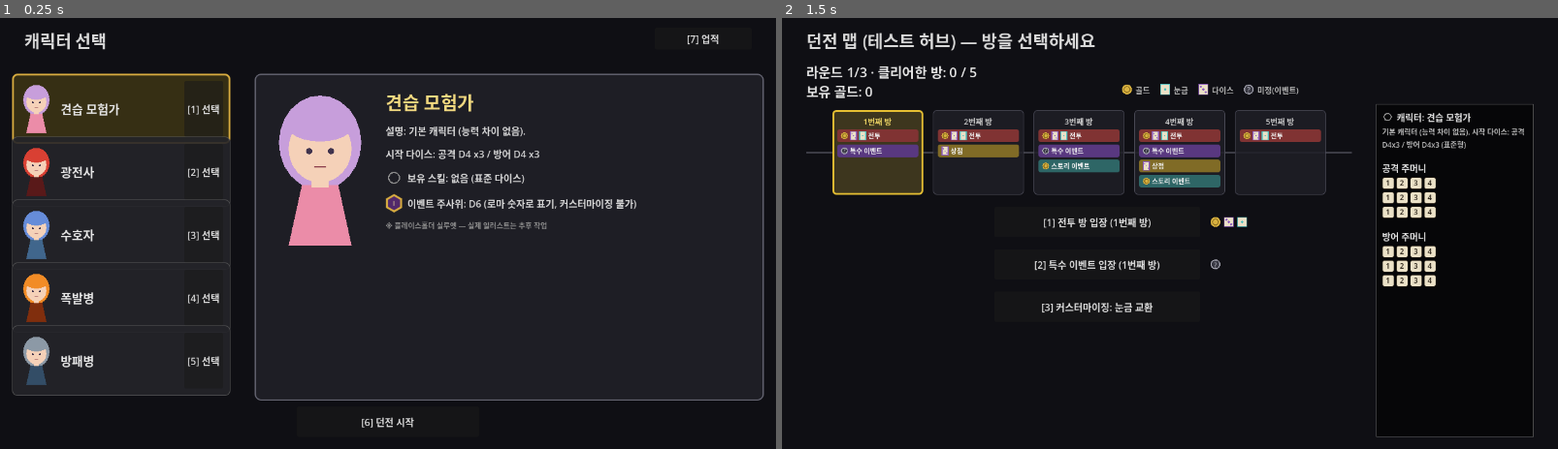
Above: before the commit, frames 1-2 (left to right).
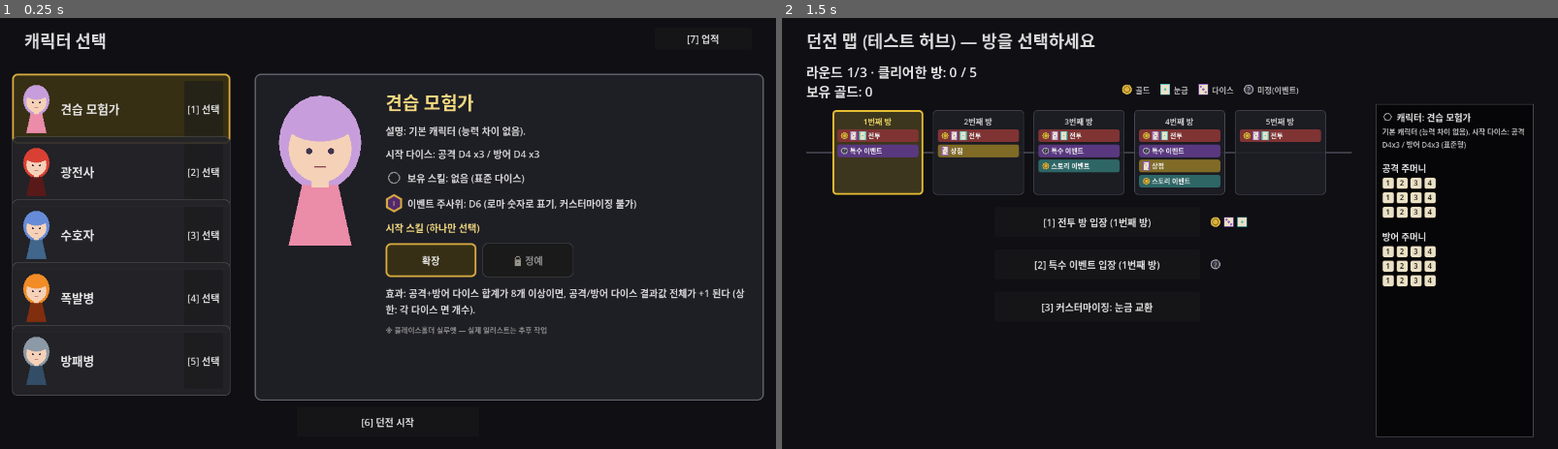
Above: after the commit, the same moments.

Repository: YGseok/ProjectD
Game: Godot game, scene res://code/scenes/character_select.tscn
Same seed, same stepped clock (60 frames per second), same inputs: the game is played once before the commit and once after it.
Inputs (mouse positions are in pixels of both pictures, inside the frame that each line leads up to):
- Up to frame 1 (0.25 s): no input
- Up to frame 2 (1.5 s): click (1216, 259) at 0.52 s; click "[6] 던전 시작" at 1.25 s

The runs differ from the first frame. In frame 1, 2.1% of the frame differs, in the area x 49-96%, y 47-74%; in frame 2, nothing differs.

Commit message:
feat: [미니 기획 E] 3번 — 캐릭터 선택 화면에 시작 스킬 선택 UI 추가
character_select.gd 상세 패널에 시작 스킬 슬롯 0/1 버튼을 추가. 슬롯 1은
AchievementManager.is_unlocked("clear_"+character_id) 미해금 시 신규
LockIcon으로 잠금 표시하고 클릭 경로 자체를 막는다(disabled=true, pressed
시그널 미연결). 선택 상태는 신규 RunState.chosen_starting_skill_id에 저장.

구현 중 슬롯 재구성 시 queue_free()만 쓰면 같은 프레임 재호출에서 자식 인덱스가
섞이는 버그를 발견해 remove_child()+queue_free()로 수정.

dice_test.gd에 회귀 테스트 추가(기본 선택/잠금/해금/캐릭터 전환 시 재검증),
qa_shot으로 화면 확인. [미니 기획 E]는 1~3번 완료, 4번(전투 배선)만 남음.

Co-Authored-By: Claude Sonnet 5 <noreply@anthropic.com>

Diff:
--- a/code/scenes/character_select.gd
+++ b/code/scenes/character_select.gd
@@ -52,6 +52,13 @@
 var _detail_event_die_label: Label
 var _detail_event_die_visual: EventDieVisual
 
+## 시작 스킬 선택([미니 기획 E]-3, INBOX.md 2026-09-17 기획자 결정) — 캐릭터마다
+## SkillPool.starting_skills_for_character()가 돌려주는 후보(항상 최대 2개, 슬롯
+## 0/1)를 _starting_skill_container 안에 버튼으로 채운다. 캐릭터를 바꿀 때마다 후보
+## 목록 자체가 달라지므로(cards_container와 달리) 매번 자식을 지우고 다시 만든다.
+var _starting_skill_container: HBoxContainer
+var _starting_skill_desc_label: Label
+
 ## KeyboardShortcuts로 1~N 숫자 키를 순서대로 배정하는 데 쓴다(INBOX.md 2026-09-14
 ## "키보드로도 조작이 되도록" — 던전 맵/스토리 이벤트/특수 이벤트에 이어 이 화면에도
 ## 같은 유틸을 재사용, docs/STATUS.md 큐 16 "키보드 조작/단축키" 참고). 캐릭터 카드마다
@@ -202,6 +209,22 @@
 	event_die_row.add_child(_detail_event_die_label)
 	info_vbox.add_child(event_die_row)
 
+	# 시작 스킬 선택([미니 기획 E]-3): 제목 + 슬롯 버튼 목록 + 선택된 스킬 설명.
+	# 슬롯 버튼 자체는 후보가 캐릭터마다 다르므로 여기서는 빈 컨테이너만 만들고,
+	# 실제 채우기는 _rebuild_starting_skill_slots()가 캐릭터를 고를 때마다 담당한다.
+	var skill_choice_title := Label.new()
+	skill_choice_title.text = "시작 스킬 (하나만 선택)"
+	skill_choice_title.add_theme_font_size_override("font_size", 16)
+	skill_choice_title.add_theme_color_override("font_color", Color(0.95, 0.85, 0.5))
+	info_vbox.add_child(skill_choice_title)
+
+	_starting_skill_container = HBoxContainer.new()
+	_starting_skill_container.add_theme_constant_override("separation", 10)
+	info_vbox.add_child(_starting_skill_container)
+
+	_starting_skill_desc_label = _make_detail_body_label()
+	info_vbox.add_child(_starting_skill_desc_label)
+
 	var note_label := Label.new()
 	note_label.text = "※ 플레이스홀더 실루엣 — 실제 일러스트는 추후 작업"
 	note_label.autowrap_mode = TextServer.AUTOWRAP_WORD
@@ -234,6 +257,133 @@
 	var event_sides: int = int(profile.get("event_die_sides", 6))
 	_detail_event_die_label.text = "이벤트 주사위: D%d (로마 숫자로 표기, 커스터마이징 불가)" % event_sides
 	_detail_event_die_visual.value = 1
+	_rebuild_starting_skill_slots()
+
+
+## [미니 기획 E]-3: 캐릭터를 고를 때마다 그 캐릭터의 시작 스킬 후보(항상 슬롯 0/1,
+## SkillPool.starting_skills_for_character() 등장 순서)로 슬롯 버튼을 다시 그린다.
+## 먼저 RunState.chosen_starting_skill_id가 이 캐릭터에서 여전히 유효한지(후보에
+## 있고, 잠겨있지 않은지) 검증해 아니면 슬롯 0으로 되돌린다 — 예를 들어 "확장"
+## (start_expand)은 견습 모험가의 슬롯 0(항상 해금)이지만 폭발병의 슬롯 1(업적
+## 해금 필요)이기도 해서, 같은 id라도 캐릭터가 바뀌면 잠금 상태가 달라질 수 있다.
+func _rebuild_starting_skill_slots() -> void:
+	# remove_child()로 즉시 트리에서 떼어낸 뒤 queue_free()로 지운다(단순 queue_free()만
+	# 쓰면 그 프레임 끝까지 컨테이너 자식 목록에 남아 새로 추가한 버튼과 인덱스가
+	# 섞인다 — 이 함수는 같은 프레임 안에서 슬롯 버튼 자신의 pressed 핸들러
+	# (_on_starting_skill_selected)에서도 호출되므로, remove_child()로 즉시 떼어내되
+	# 실제 메모리 해제는 여전히 queue_free()로 미뤄 시그널 처리 중 해제로 인한
+	# 크래시를 피한다).
+	for c in _starting_skill_container.get_children():
+		_starting_skill_container.remove_child(c)
+		c.queue_free()
+
+	var candidates := SkillPool.starting_skills_for_character(_selected_id)
+	RunState.chosen_starting_skill_id = _valid_or_default_starting_skill_id(_selected_id, RunState.chosen_starting_skill_id, candidates)
+
+	for i in candidates.size():
+		var skill: Dictionary = candidates[i]
+		var unlocked: bool = i == 0 or AchievementManager.is_unlocked("clear_" + _selected_id)
+		_starting_skill_container.add_child(_make_starting_skill_slot(skill, unlocked))
+
+	_update_starting_skill_description(candidates)
+
+
+## chosen_id가 candidates 안에서 "잠기지 않은" 슬롯을 가리키면 그대로 유지하고,
+## 아니면 슬롯 0(candidates[0], 후보가 있는 한 항상 해금 상태)으로 되돌린다.
+## 후보가 비어있으면(정의 누락 등 이상 상황) 빈 문자열을 반환한다.
+func _valid_or_default_starting_skill_id(character_id: String, chosen_id: String, candidates: Array[Dictionary]) -> String:
+	if candidates.is_empty():
+		return ""
+	for i in candidates.size():
+		if candidates[i]["id"] == chosen_id:
+			if i == 0 or AchievementManager.is_unlocked("clear_" + character_id):
+				return chosen_id
+			break
+	return candidates[0]["id"]
+
+
+## 슬롯 하나(PanelContainer 역할을 겸하는 Button)를 만든다. 잠긴 슬롯은 LockIcon +
+## 흐린 이름표를 보여주고 disabled=true라 pressed 시그널을 아예 연결하지 않는다 —
+## "잠긴 슬롯은 클릭으로 고를 수 없다"는 걸 스타일이 아니라 실제 입력 경로로 보장한다.
+func _make_starting_skill_slot(skill: Dictionary, unlocked: bool) -> Button:
+	var button := Button.new()
+	button.custom_minimum_size = Vector2(150, 56)
+	button.disabled = not unlocked
+	button.mouse_filter = Control.MOUSE_FILTER_STOP
+
+	var content := VBoxContainer.new()
+	content.mouse_filter = Control.MOUSE_FILTER_IGNORE
+	content.set_anchors_preset(Control.PRESET_FULL_RECT)
+	content.alignment = BoxContainer.ALIGNMENT_CENTER
+	button.add_child(content)
+
+	if unlocked:
+		var name_label := Label.new()
+		name_label.text = skill["name"]
+		name_label.horizontal_alignment = HORIZONTAL_ALIGNMENT_CENTER
+		name_label.add_theme_color_override("font_color", Color(0.9, 0.9, 0.9))
+		content.add_child(name_label)
+	else:
+		var lock_row := HBoxContainer.new()
+		lock_row.alignment = BoxContainer.ALIGNMENT_CENTER
+		lock_row.mouse_filter = Control.MOUSE_FILTER_IGNORE
+		lock_row.add_theme_constant_override("separation", 4)
+		var lock_icon := LockIcon.new()
+		lock_icon.custom_minimum_size = Vector2(16, 16)
+		lock_row.add_child(lock_icon)
+		var name_label := Label.new()
+		name_label.text = skill["name"]
+		name_label.add_theme_color_override("font_color", Color(0.55, 0.55, 0.55))
+		lock_row.add_child(name_label)
+		content.add_child(lock_row)
+		button.tooltip_text = "이 캐릭터로 최종 클리어(3라운드 전부)하면 다음 회차부터 선택할 수 있습니다."
+
+	button.add_theme_stylebox_override("normal", _starting_skill_slot_style(skill["id"] == RunState.chosen_starting_skill_id, unlocked))
+	button.add_theme_stylebox_override("hover", _starting_skill_slot_style(skill["id"] == RunState.chosen_starting_skill_id, unlocked))
+	button.add_theme_stylebox_override("pressed", _starting_skill_slot_style(skill["id"] == RunState.chosen_starting_skill_id, unlocked))
+	button.add_theme_stylebox_override("disabled", _starting_skill_slot_style(false, unlocked))
+
+	if unlocked:
+		button.pressed.connect(_on_starting_skill_selected.bind(skill["id"]))
+
+	return button
+
+
+## selected(현재 chosen_starting_skill_id와 일치)면 캐릭터 카드 선택과 같은 금테,
+## 잠긴 슬롯이면 어두운 배경, 나머지(선택 안 된 해금 슬롯)는 일반 회색 테두리.
+func _starting_skill_slot_style(selected: bool, unlocked: bool) -> StyleBoxFlat:
+	var style := StyleBoxFlat.new()
+	style.set_corner_radius_all(8)
+	style.content_margin_left = 8
+	style.content_margin_right = 8
+	style.content_margin_top = 6
+	style.content_margin_bottom = 6
+	if not unlocked:
+		style.bg_color = Color(0.1, 0.1, 0.1, 0.9)
+		style.border_color = Color(0.3, 0.3, 0.3)
+		style.set_border_width_all(1)
+	elif selected:
+		style.bg_color = Color(0.22, 0.19, 0.08, 0.95)
+		style.border_color = Color(0.85, 0.68, 0.25)
+		style.set_border_width_all(3)
+	else:
+		style.bg_color = Color(0.14, 0.14, 0.16, 0.9)
+		style.border_color = Color(0.35, 0.35, 0.35)
+		style.set_border_width_all(1)
+	return style
+
+
+func _on_starting_skill_selected(id: String) -> void:
+	RunState.chosen_starting_skill_id = id
+	_rebuild_starting_skill_slots()
+
+
+func _update_starting_skill_description(candidates: Array[Dictionary]) -> void:
+	for skill in candidates:
+		if skill["id"] == RunState.chosen_starting_skill_id:
+			_starting_skill_desc_label.text = "효과: %s" % skill["description"]
+			return
+	_starting_skill_desc_label.text = ""
 
 
 ## 숫자 키(1~9)로 캐릭터 카드 "선택" 버튼(+던전 시작/업적)을 순서대로 누른다
@@ -380,6 +530,24 @@
 	achievement_panel.call_deferred("_debug_scroll_to_bottom")
 
 
+## QA 전용: [미니 기획 E]-3 슬롯 1이 "잠김" 상태(자물쇠 아이콘 + disabled)로 보이는
+## 기본 화면을 검증하기 위해, 이전 QA 실행에서 남은 해금 상태를 초기화하고 견습
+## 모험가를 선택한다(견습 모험가의 슬롯 1 "정예"가 잠긴 채로 보여야 정상).
+func _debug_show_starting_skill_locked() -> void:
+	AchievementManager._debug_reset_for_qa()
+	_on_card_selected("novice")
+
+
+## QA 전용: "clear_novice" 업적을 미리 해금해 슬롯 1("정예")이 해금 상태(자물쇠 없이
+## 클릭 가능)로 보이는지 검증한다. 실제로 슬롯 1을 골라 chosen_starting_skill_id가
+## 바뀌는 것까지 한 번에 확인한다.
+func _debug_show_starting_skill_unlocked() -> void:
+	AchievementManager._debug_reset_for_qa()
+	AchievementManager.unlock("clear_novice")
+	_on_card_selected("novice")
+	_on_starting_skill_selected("start_lean")
+
+
 ## QA 전용 — 실제 숫자 키 입력이 _unhandled_input()을 거쳐 버튼까지 눌리는 전체 경로를
 ## 확인하기 위함(dungeon_map.gd의 _debug_press_shortcut_customize와 같은 이유). "2번"은
 ## PROFILES 순서상 두 번째 카드("광전사")의 "선택" 버튼에 배정되므로, 이 키를 눌렀을 때
--- a/code/scenes/dice_test.gd
+++ b/code/scenes/dice_test.gd
@@ -199,6 +199,10 @@
 	lines.append("")
 	lines.append("[시작 스킬 후보 검증: skill_pool.gd SkillPool.STARTING_SKILLS / starting_skills_for_character]")
 	all_pass = _check_starting_skills(lines) and all_pass
+
+	lines.append("")
+	lines.append("[시작 스킬 선택 UI 검증: character_select.gd 슬롯 0/1 + 잠금 상태]")
+	all_pass = _check_starting_skill_selection_ui(lines) and all_pass
 
 	lines.append("")
 	lines.append("결과: %s" % ("PASS" if all_pass else "FAIL"))
@@ -2935,3 +2939,79 @@
 	lines.append("  알 수 없는 캐릭터 id는 빈 목록 -> %s" % ("OK" if unknown_ok else "FAIL"))
 
 	return ok
+
+
+## [미니 기획 E]-3 검증(INBOX.md 2026-09-17 기획자 결정): character_select.gd의 시작
+## 스킬 슬롯 UI가 (a) 기본 선택은 항상 슬롯 0, (b) 슬롯 1은 "clear_<character_id>"
+## 업적 미해금 시 버튼 자체가 disabled(클릭 경로 자체가 막힘, 스타일만 다른 게
+## 아님)인지, (c) 해금되면 실제로 슬롯 1을 고를 수 있는지, (d) 캐릭터를 바꿨을 때
+## 이전에 고른 스킬 id가 새 캐릭터에서 잠긴 슬롯을 가리키면 슬롯 0으로 되돌아가는지
+## (start_expand가 견습 모험가의 슬롯 0이자 폭발병의 슬롯 1이라는 교차 사례로 검증)를
+## 확인한다. shop.gd 검증(이터레이션 45)과 같은 패턴으로 실제 character_select.tscn을
+## 인스턴스화해 add_child로 트리에 넣은 뒤 실제 메서드를 호출한다.
+func _check_starting_skill_selection_ui(lines: PackedStringArray) -> bool:
+	var ok := true
+	var character_backup := RunState.character_id
+	var chosen_backup := RunState.chosen_starting_skill_id
+
+	AchievementManager._debug_reset_for_qa()
+
+	var scene := load("res://code/scenes/character_select.tscn")
+	var node = scene.instantiate()
+	add_child(node)
+
+	# (a) 견습 모험가를 고르면 잠긴 업적 없이도 슬롯 0("확장", start_expand)이
+	# 기본 선택되어야 한다.
+	node._on_card_selected("novice")
+	var default_ok: bool = RunState.chosen_starting_skill_id == "start_expand"
+	ok = default_ok and ok
+	lines.append("  견습 모험가 기본 선택: chosen=%s (기대 start_expand) -> %s" % [
+		RunState.chosen_starting_skill_id, "OK" if default_ok else "FAIL"
+	])
+
+	# (b) 슬롯 1("정예", start_lean)은 clear_novice 업적이 없으면 버튼이 disabled여야
+	# 한다(스타일만 잠긴 게 아니라 pressed 시그널 자체가 연결 안 됨 -> 클릭 경로 차단).
+	var slot0_button: Button = node._starting_skill_container.get_child(0)
+	var slot1_button: Button = node._starting_skill_container.get_child(1)
+	var locked_ok: bool = not slot0_button.disabled and slot1_button.disabled
+	ok = locked_ok and ok
+	lines.append("  업적 미해금 상태: 슬롯0 disabled=%s(기대 false) 슬롯1 disabled=%s(기대 true) -> %s" % [
+		slot0_button.disabled, slot1_button.disabled, "OK" if locked_ok else "FAIL"
+	])
+
+	# (c) clear_novice를 해금하고 다시 선택하면 슬롯 1이 클릭 가능해지고, 실제로
+	# 골랐을 때 chosen_starting_skill_id가 바뀐다.
+	AchievementManager.unlock("clear_novice")
+	node._on_card_selected("novice")
+	var slot1_after_unlock: Button = node._starting_skill_container.get_child(1)
+	var unlocked_ok: bool = not slot1_after_unlock.disabled
+	ok = unlocked_ok and ok
+	lines.append("  clear_novice 해금 후: 슬롯1 disabled=%s(기대 false) -> %s" % [
+		slot1_after_unlock.disabled, "OK" if unlocked_ok else "FAIL"
+	])
+	node._on_starting_skill_selected("start_lean")
+	var pick_slot1_ok: bool = RunState.chosen_starting_skill_id == "start_lean"
+	ok = pick_slot1_ok and ok
+	lines.append("  해금된 슬롯1 선택: chosen=%s (기대 start_lean) -> %s" % [
+		RunState.chosen_starting_skill_id, "OK" if pick_slot1_ok else "FAIL"
+	])
+
+	# (d) 교차 사례: start_expand는 견습 모험가의 슬롯 0(항상 해금)이자 폭발병의
+	# 슬롯 1(clear_explosive 필요)이다. chosen을 start_expand로 맞춰둔 뒤 clear_explosive
+	# 없이 폭발병으로 바꾸면, 같은 id라도 폭발병 기준으로는 잠긴 슬롯이므로 슬롯 0
+	# (start_aggro)으로 되돌아가야 한다.
+	node._on_card_selected("novice")
+	node._on_starting_skill_selected("start_expand")
+	node._on_card_selected("explosive")
+	var cross_lock_ok: bool = RunState.chosen_starting_skill_id == "start_aggro"
+	ok = cross_lock_ok and ok
+	lines.append("  교차 잠금(견습 슬롯0=폭발병 슬롯1인 start_expand) 전환: chosen=%s (기대 start_aggro) -> %s" % [
+		RunState.chosen_starting_skill_id, "OK" if cross_lock_ok else "FAIL"
+	])
+
+	remove_child(node)
+	node.free()
+	AchievementManager._debug_reset_for_qa()
+	RunState.character_id = character_backup
+	RunState.chosen_starting_skill_id = chosen_backup
+	return ok
--- /dev/null
+++ b/code/scenes/lock_icon.gd
@@ -0,0 +1,24 @@
+class_name LockIcon
+extends Control
+## 잠긴 콘텐츠 표시용 자물쇠 아이콘 — achievement_icon.gd/reward_icon.gd와 같은 패턴으로
+## 별도 이미지 에셋 없이 _draw()만으로 그린다. [미니 기획 E]-3(INBOX.md 2026-09-17
+## 기획자 결정)의 "슬롯 1은 업적 미해금 시 자물쇠 아이콘"을 위해 신설했다 —
+## character_select.gd의 시작 스킬 슬롯에서만 쓰이지만, 다른 화면에서 "잠김" 표현이
+## 필요해지면 그대로 재사용 가능하도록 범용 컴포넌트로 분리했다.
+
+const BODY_COLOR := Color(0.6, 0.58, 0.55)
+const KEYHOLE_COLOR := Color(0.28, 0.26, 0.24)
+
+
+func _ready() -> void:
+	mouse_filter = Control.MOUSE_FILTER_IGNORE
+	if custom_minimum_size == Vector2.ZERO:
+		custom_minimum_size = Vector2(20, 20)
+
+
+func _draw() -> void:
+	var body := Rect2(size.x * 0.18, size.y * 0.45, size.x * 0.64, size.y * 0.45)
+	draw_rect(body, BODY_COLOR, true)
+	var shackle_center := Vector2(size.x * 0.5, size.y * 0.42)
+	draw_arc(shackle_center, size.x * 0.24, PI, TAU, 16, BODY_COLOR, size.x * 0.1)
+	draw_circle(Vector2(size.x * 0.5, size.y * 0.67), size.x * 0.07, KEYHOLE_COLOR)
--- a/code/systems/run_state.gd
+++ b/code/systems/run_state.gd
@@ -69,7 +69,16 @@
 ## (combat_test.gd)은 아직 구현하지 않음** — 이번 이터레이션은 "구조 + 배열"까지만
 ## 진행하기로 확정된 범위이고, 다음 이터레이션이 SkillPool.SKILLS의 각 스킬 효과를
 ## combat_test.gd에 실제로 배선해야 한다(DESIGN.md/STATUS.md 참고).
-
+##
+## chosen_starting_skill_id: [미니 기획 E]-3 (INBOX.md 2026-09-17 기획자 결정) —
+## 캐릭터 선택 화면에서 미리 확정하는 "시작 스킬" 로드아웃(SkillPool.STARTING_SKILLS,
+## skill_flags와는 별개 레이어). character_select.gd가 캐릭터 카드를 고를 때마다 그
+## 캐릭터의 슬롯 0 id로 리셋하고(단, 이미 골라둔 값이 새 캐릭터의 후보 목록에도 있고
+## 잠기지 않았다면 유지 — character_select.gd의 검증 로직 참고), 시작 스킬 슬롯을
+## 클릭하면 그 id로 바뀐다. reset_run()은 이 필드를 건드리지 않는다 — "던전 시작"
+## 버튼을 누르는 시점에는 이미 선택이 끝나 있어야 하고, 그 값을 실제로 skill_flags에
+## 부여하는 배선([미니 기획 E]-4)은 아직 다음 이터레이션 몫이라 reset_run()이 이
+## 필드를 읽지도 않는다.
 const TOTAL_ROOMS := 5
 const TOTAL_ROUNDS := 3
 
@@ -84,6 +93,7 @@
 var pip_inventory: Array[int] = []
 var die_inventory: Array[int] = []
 var skill_flags: Array[String] = []
+var chosen_starting_skill_id: String = ""
 
 
 func _ready() -> void:
Not shown, added: code/scenes/lock_icon.gd.uid
Not shown, changed: docs/STATUS.md
Not shown, changed: docs/STATUS_ARCHIVE.md
Not shown, changed: docs/feedback/INBOX.md
